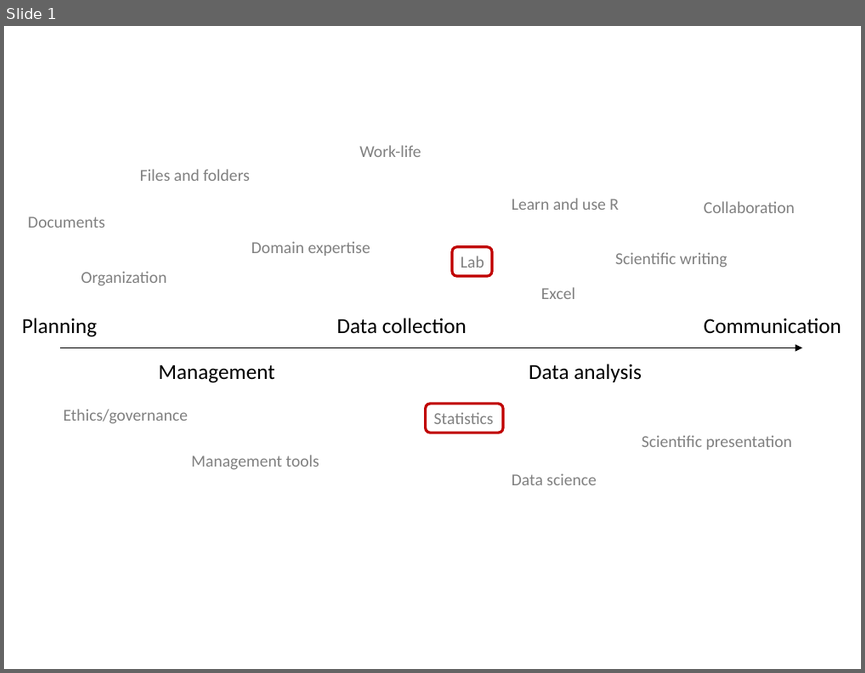
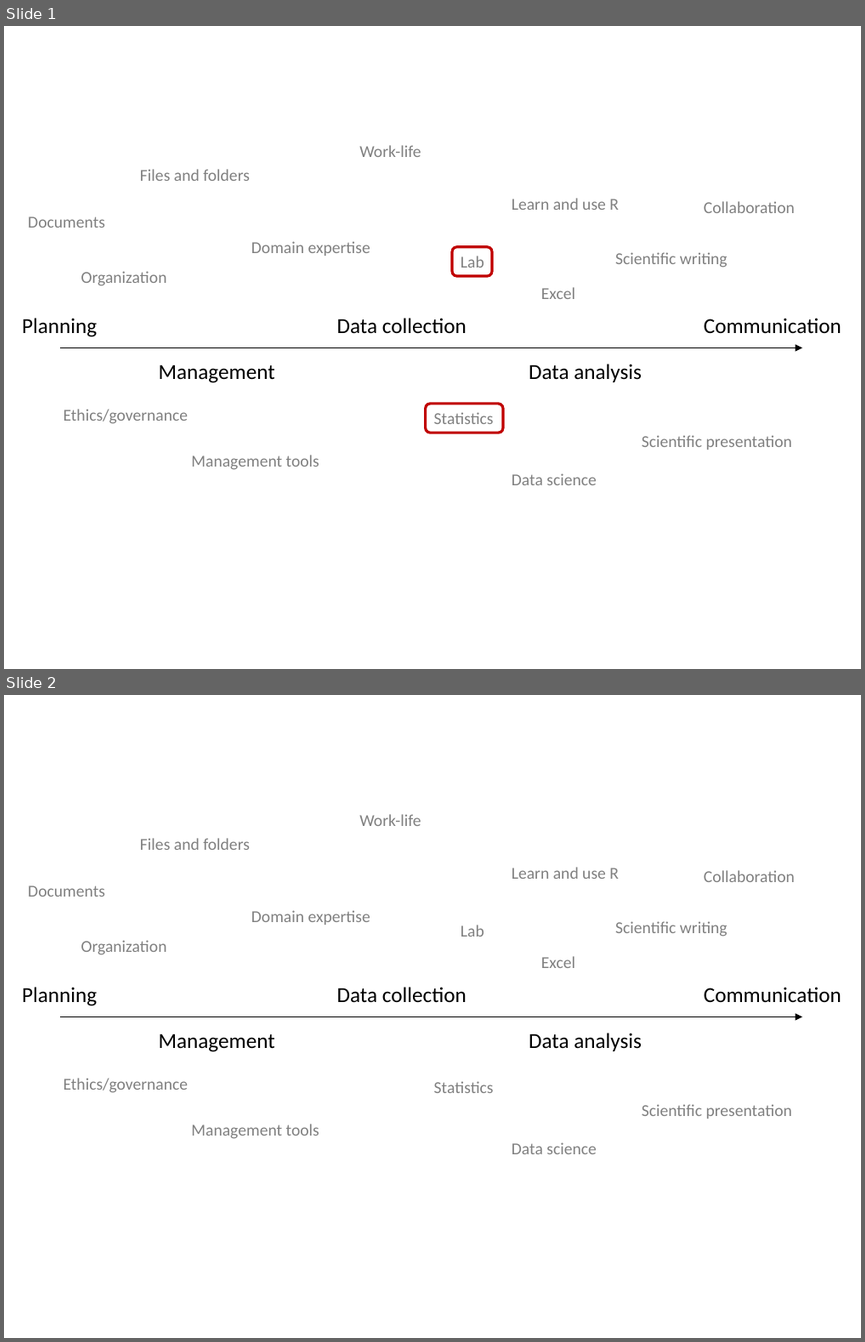
Before and after one commit to jacobjchristensen/research-seminars, a slide deck: presentations/premise.pptx. Shown one above the other, each under a label of ours: slide 1 before the commit, slides 1 and 2 after it. The pictures are 865x673 and 865x1342 pixels, drawn with LibreOffice and Linux fonts; fonts in the diff are those of the drawing. Boxes give left, top, right and bottom in pixels: in the first picture for what was removed or moved away, otherwise in the second. Text is boxed around its words. In the diff, an @@ line names an element or a change of style, - is before the commit and + after.

Commit message:
Added fig and doc in README; added topic in Excel file

```diff
--- a/presentations/premise.pptx
+++ b/presentations/premise.pptx
@@ slide 2 added at bbox=[4, 695, 861, 1338], background #FFFFFF @@
@@ text added at bbox=[359, 814, 420, 826], 14 pt, text #808080 @@
+Work-life
@@ text added at bbox=[140, 838, 250, 850], 14 pt, text #808080 @@
+Files and folders
@@ text added at bbox=[511, 867, 619, 879], 14 pt, text #808080 @@
+Learn and use R
@@ text added at bbox=[704, 870, 794, 882], 14 pt, text #808080 @@
+Collaboration
@@ text added at bbox=[28, 885, 105, 896], 14 pt, text #808080 @@
+Documents
@@ text added at bbox=[251, 910, 370, 925], 14 pt, text #808080 @@
+Domain expertise
@@ text added at bbox=[615, 921, 727, 936], 14 pt, text #808080 @@
+Scientific writing
@@ text added at bbox=[81, 940, 167, 955], 14 pt, text #808080 @@
+Organization
@@ text added at bbox=[460, 925, 484, 936], 14 pt, text #808080 @@
+Lab
@@ text added at bbox=[541, 956, 575, 968], 14 pt, text #808080 @@
+Excel
@@ text added at bbox=[22, 987, 97, 1006], 18 pt, text #000000 @@
+Planning
@@ text added at bbox=[337, 987, 466, 1003], 18 pt, text #000000 @@
+Data collection
@@ text added at bbox=[704, 987, 841, 1002], 18 pt, text #000000 @@
+Communication
@@ arrow added from (60, 1016) to (802, 1016), #000000 0.5 pt @@
@@ text added at bbox=[159, 1033, 275, 1052], 18 pt, text #000000 @@
+Management
@@ text added at bbox=[528, 1032, 642, 1051], 18 pt, text #000000 @@
+Data analysis
@@ text added at bbox=[64, 1077, 188, 1093], 14 pt, text #808080 @@
+Ethics/governance
@@ text added at bbox=[434, 1081, 494, 1093], 14 pt, text #808080 @@
+Statistics
@@ text added at bbox=[191, 1123, 319, 1139], 14 pt, text #808080 @@
+Management tools
@@ text added at bbox=[642, 1104, 792, 1118], 14 pt, text #808080 @@
+Scientific presentation
@@ text added at bbox=[511, 1142, 596, 1154], 14 pt, text #808080 @@
+Data science
```
Also in this commit, not shown: 4 other files.
